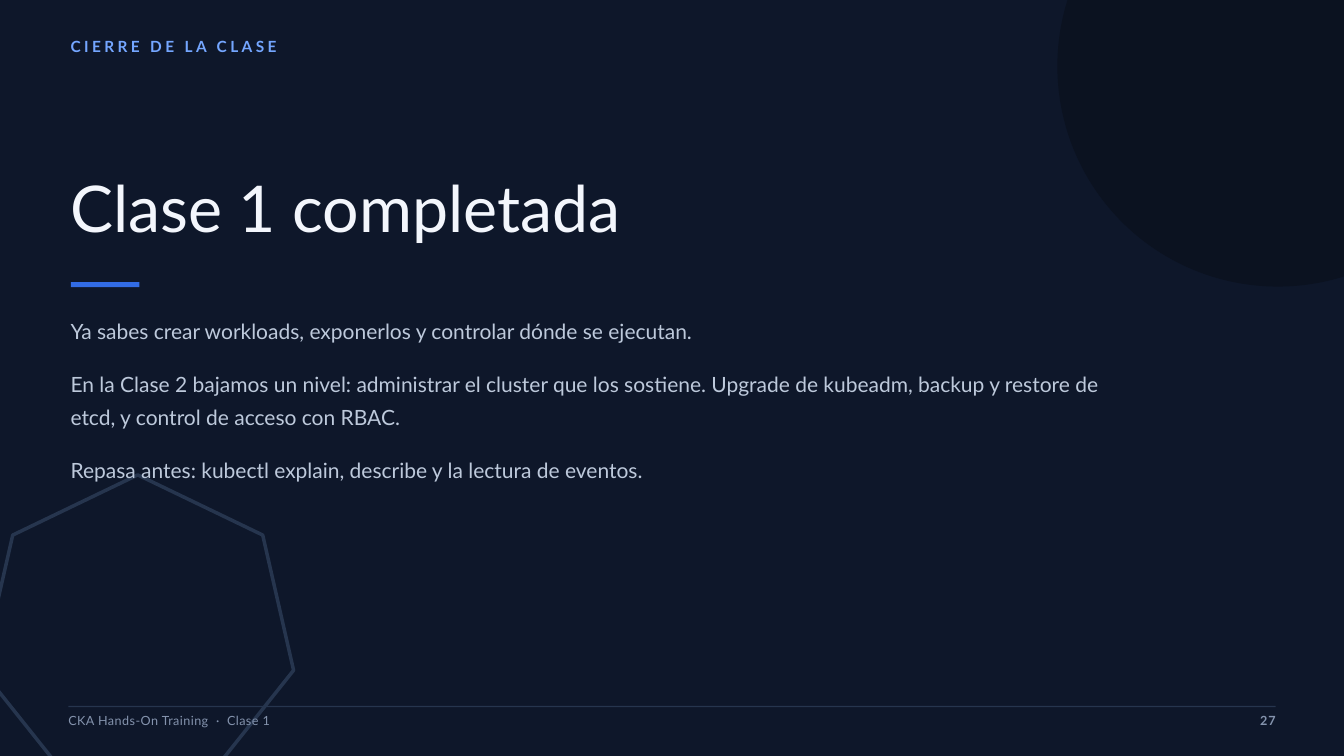
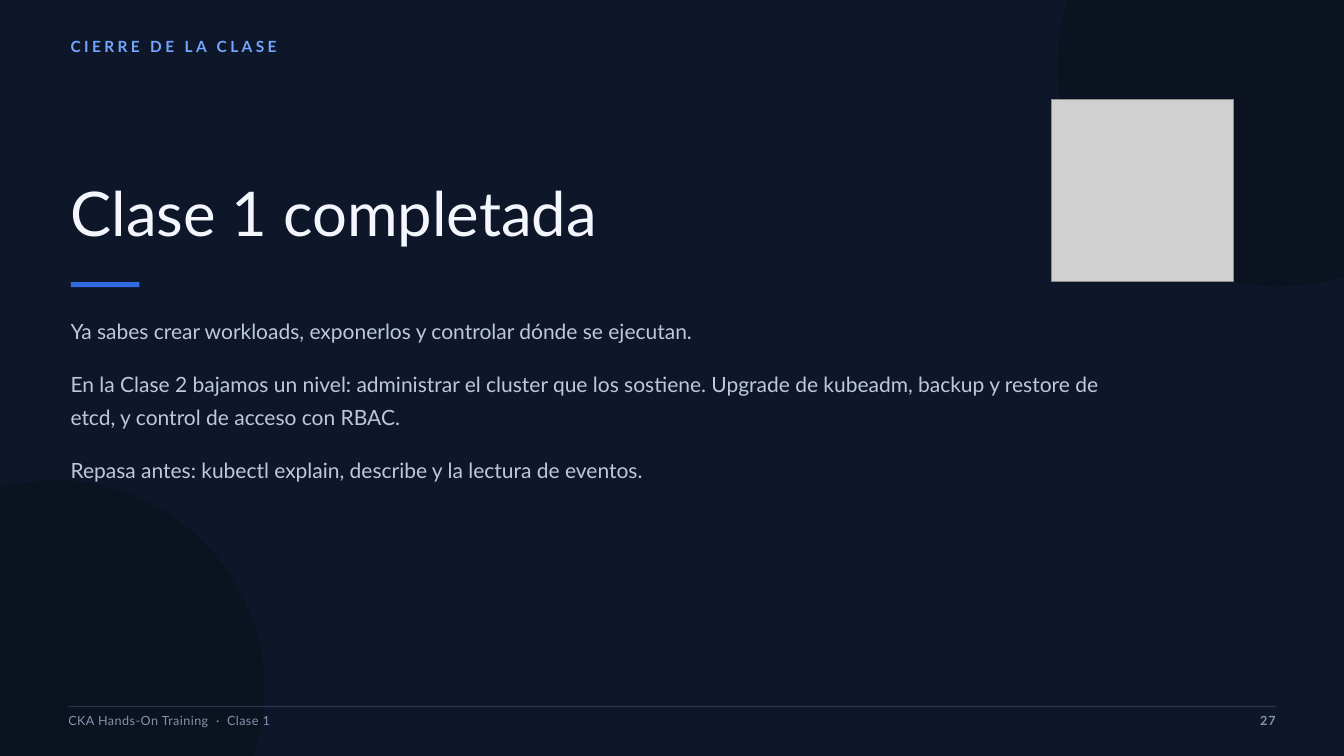
Before and after one commit to brettsacuna/CKA-TRAINING, a slide deck: slide 27 of CLASE-01/01-CLASE-01-CKA.pptx. Drawn at 1344x756 pixels with LibreOffice and Linux fonts; fonts in the diff are those of the drawing; grey boxes stand for pictures. Boxes give left, top, right and bottom in pixels: in the first picture for what was removed or moved away, otherwise in the second. Text is boxed around its words. In the diff, an @@ line names an element or a change of style, - is before the commit and + after.

```diff
--- a/CLASE-01/01-CLASE-01-CKA.pptx
+++ b/CLASE-01/01-CLASE-01-CKA.pptx
@@ picture added at bbox=[1053, 99, 1234, 280] @@
@@ text "Clase 1 completada" at bbox=[71, 190, 597, 247]: size 46 to 44 pt @@
@@ freeform shape removed at bbox=[0, 475, 293, 756] @@
@@ ellipse added at bbox=[0, 481, 265, 756], fill #0B1220 @@
```
Also in this commit, not shown: 26 other slides changed, 48 other files.
